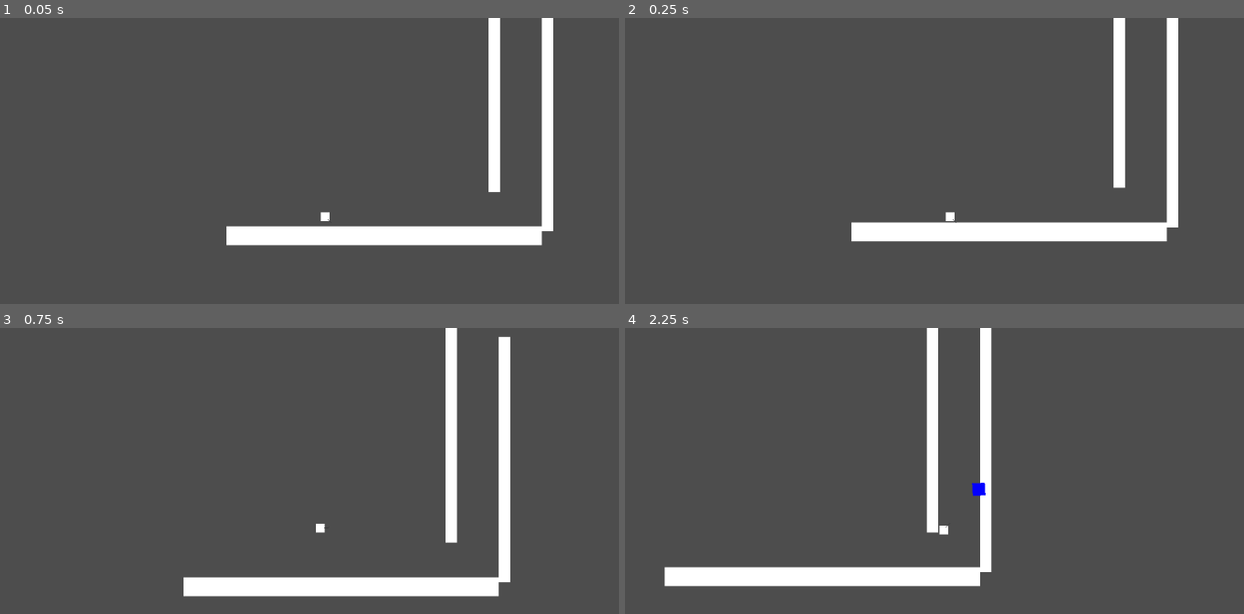
Above: before the commit, frames 1-4 (two rows, left to right).
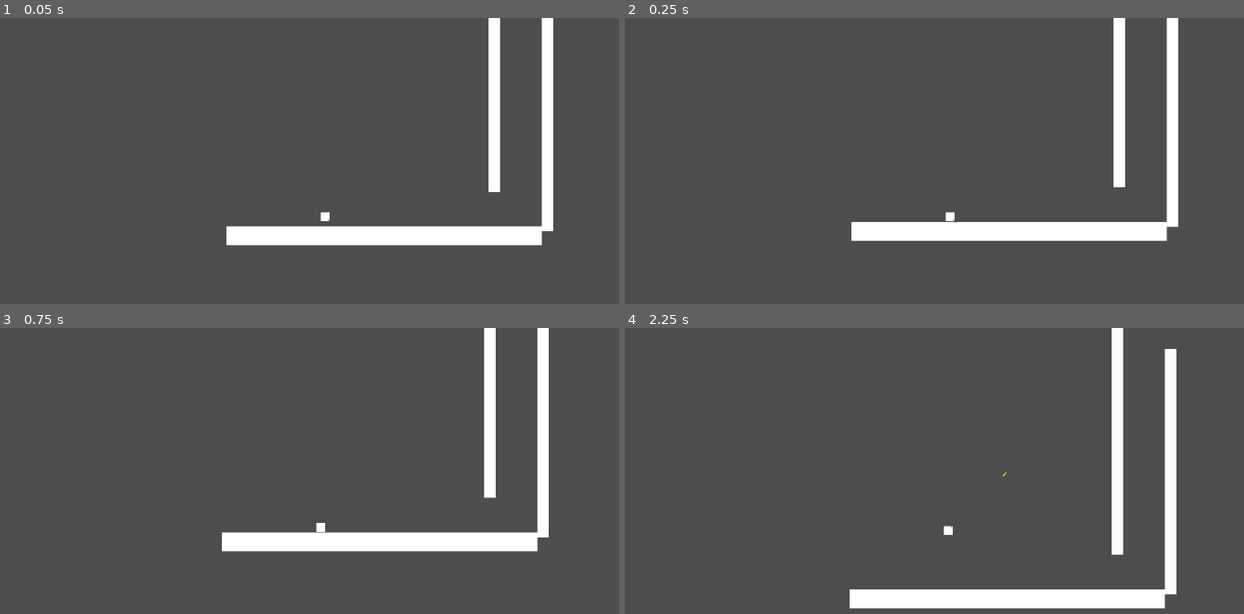
Above: after the commit, the same moments.

Repository: EliasJHL/EpitechJAM_2
Game: Godot game, scene res://main_scene.tscn
Two runs of this game, one before a commit and one after it. Both use one fixed random seed, a clock stepped at 60 frames per second and the inputs below.
Inputs (mouse positions are in pixels of both pictures, inside the frame that each line leads up to):
- Up to frame 1 (0.05 s): no input
- Up to frame 2 (0.25 s): no input
- Up to frame 3 (0.75 s): tap Enter (ui_accept) at 0.5, 0.6 s; move the mouse to (489, 511) at 0.52 s; hold Right (ui_right) from 0.53 s (still down)
- Up to frame 4 (2.25 s): tap W (Jump, bound only after the commit) at 0.77, 0.8, 1.07, 1.35, 1.52, 1.82 s; move the mouse to (810, 553) at 1.27 s; tap Enter (ui_accept) at 1.55 s; move the mouse to (1027, 442) at 2.02 s; release Right (ui_right) at 2.03 s; hold Left (ui_left) from 2.03 s (still down); click (1027, 442) at 2.1 s

Frame 1 is identical in both runs. In frame 2, 0.5% of the frame differs, in the area x 36-90%, y 58-79%; in frame 3, 12%; in frame 4, 13%, in the area x 6-90%, y 0-99%.

Commit message:
[KEYBIND] keybind added

Diff:
--- a/CharacterBody2D.gd
+++ b/CharacterBody2D.gd
@@ -68,10 +68,10 @@
 	if not is_on_floor():
 		velocity.y += gravity * delta
 
-	if Input.is_action_just_pressed("ui_accept") and is_on_floor():
+	if Input.is_action_just_pressed("Jump") and is_on_floor():
 		velocity.y = JUMP_VELOCITY
 
-	var direction = Input.get_axis("ui_left", "ui_right")
+	var direction = Input.get_axis("Left", "Right")
 	if direction:
 		velocity.x = direction * SPEED
 	else:
@@ -83,4 +83,4 @@
 
 #Timer ajouté pour ne pas pouvoir spam
 func _on_timer_timeout():
-	pass
+		pass
--- a/main_scene.tscn
+++ b/main_scene.tscn
@@ -1,9 +1,12 @@
-[gd_scene load_steps=8 format=3 uid="uid://nnkls76shl42"]
+[gd_scene load_steps=9 format=3 uid="uid://nnkls76shl42"]
 
 [ext_resource type="Texture2D" uid="uid://ustehomhknec" path="res://blank.jpg" id="1_7p8sb"]
 [ext_resource type="Script" path="res://CharacterBody2D.gd" id="2_roqg8"]
 
 [sub_resource type="RectangleShape2D" id="RectangleShape2D_q5cjt"]
+size = Vector2(14, 14)
+
+[sub_resource type="RectangleShape2D" id="RectangleShape2D_7ken8"]
 size = Vector2(16, 16)
 
 [sub_resource type="PhysicsMaterial" id="PhysicsMaterial_7r4rq"]
@@ -44,6 +47,11 @@
 
 [node name="Camera2D" type="Camera2D" parent="player"]
 
+[node name="Area2D" type="Area2D" parent="player"]
+
+[node name="CollisionShape2D" type="CollisionShape2D" parent="player/Area2D"]
+shape = SubResource("RectangleShape2D_7ken8")
+
 [node name="StaticBody2D" type="StaticBody2D" parent="." groups=["Portail_OK"]]
 position = Vector2(448, 386)
 physics_material_override = SubResource("PhysicsMaterial_7r4rq")
@@ -78,3 +86,5 @@
 position = Vector2(1.52588e-05, 1)
 scale = Vector2(0.0375, 0.810417)
 texture = ExtResource("1_7p8sb")
+
+[connection signal="body_entered" from="player/Area2D" to="player" method="_on_area_2d_body_entered"]
--- a/project.godot
+++ b/project.godot
@@ -22,3 +22,18 @@
 "events": [Object(InputEventMouseButton,"resource_local_to_scene":false,"resource_name":"","device":-1,"window_id":0,"a …(257 unchanged characters)…
 ]
 }
+Left={
+"deadzone": 0.5,
+"events": [Object(InputEventKey,"resource_local_to_scene":false,"resource_name":"","device":-1,"window_id":0,"alt_pressed":false,"shift_pressed":false,"ctrl_pressed":false,"meta_pressed":false,"pressed":false,"keycode":0,"physical_keycode":65,"key_label":0,"unicode":113,"echo":false,"script":null)
+]
+}
+Right={
+"deadzone": 0.5,
+"events": [Object(InputEventKey,"resource_local_to_scene":false,"resource_name":"","device":-1,"window_id":0,"alt_pressed":false,"shift_pressed":false,"ctrl_pressed":false,"meta_pressed":false,"pressed":false,"keycode":0,"physical_keycode":68,"key_label":0,"unicode":100,"echo":false,"script":null)
+]
+}
+Jump={
+"deadzone": 0.5,
+"events": [Object(InputEventKey,"resource_local_to_scene":false,"resource_name":"","device":-1,"window_id":0,"alt_pressed":false,"shift_pressed":false,"ctrl_pressed":false,"meta_pressed":false,"pressed":false,"keycode":0,"physical_keycode":87,"key_label":0,"unicode":122,"echo":false,"script":null)
+]
+}
